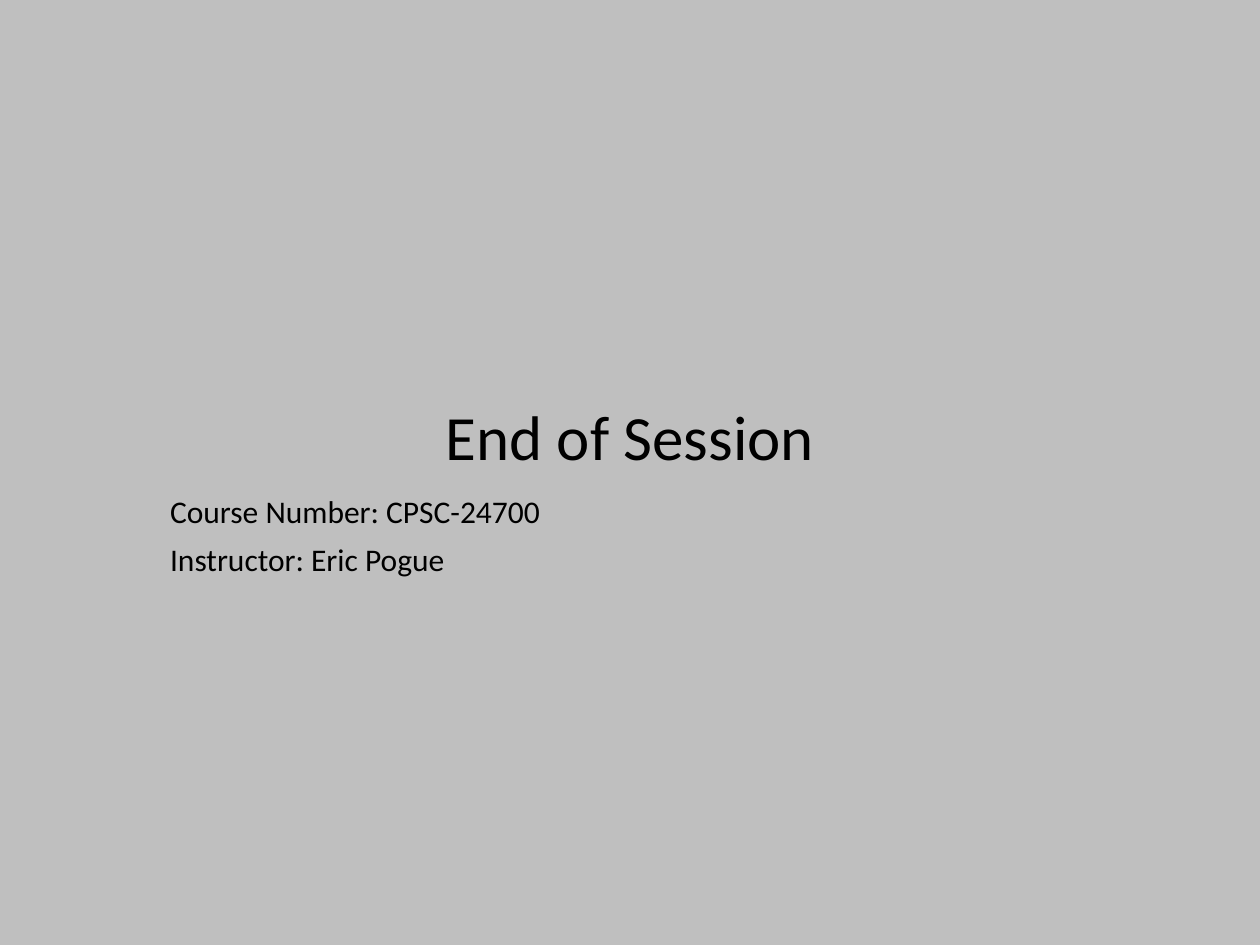
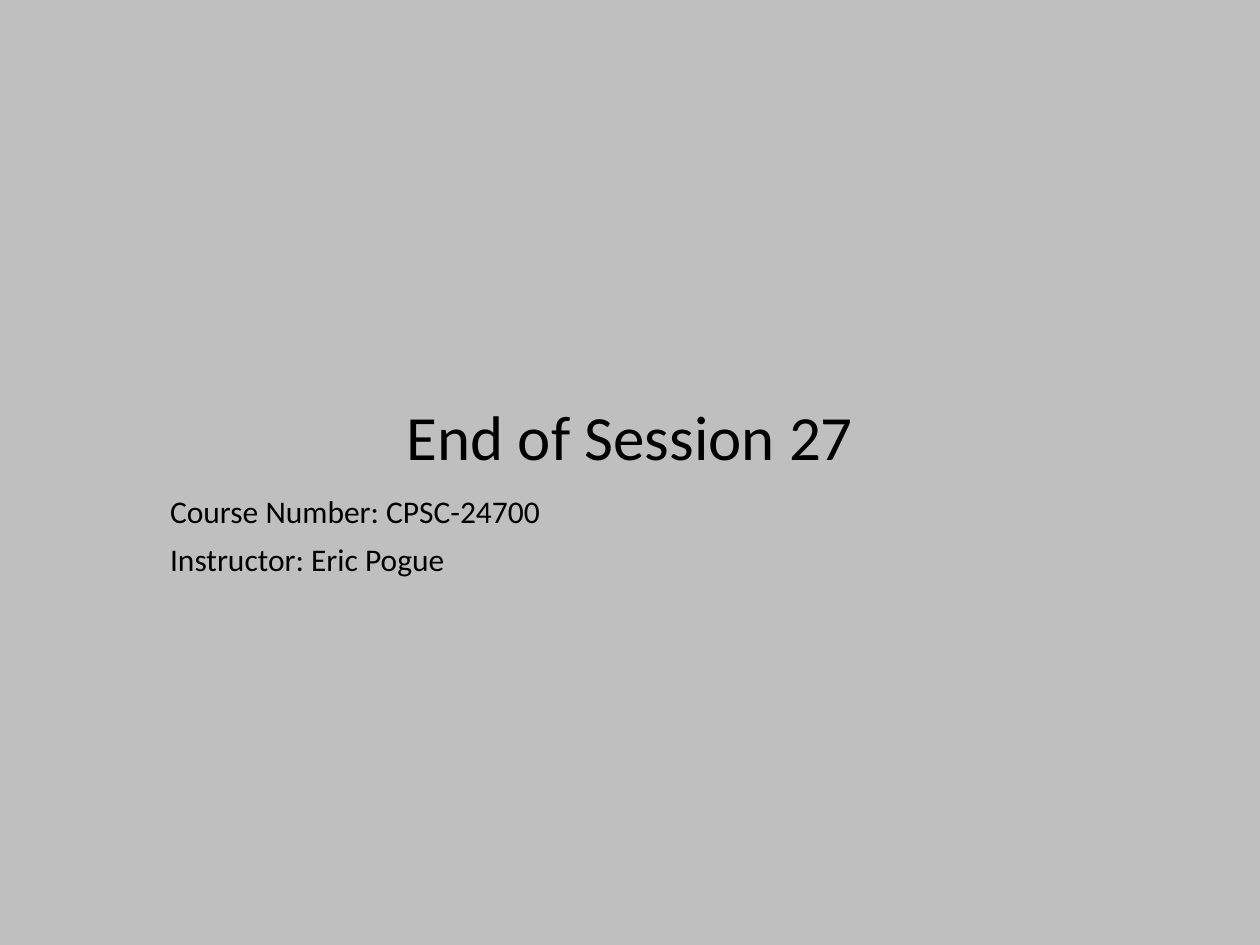
Before and after one commit to EricJPogue/www-epogue-info, a slide deck: slide 36 of CPSC-24700/Presentations/ajax.pptx (slide 19 before the commit). Drawn at 1260x945 pixels with LibreOffice and Linux fonts; fonts in the diff are those of the drawing. Boxes give left, top, right and bottom in pixels: in the first picture for what was removed or moved away, otherwise in the second. Text is boxed around its words. In the diff, an @@ line names an element or a change of style, - is before the commit and + after.

Commit message:
Update session 27 documents.

```diff
--- a/CPSC-24700/Presentations/ajax.pptx
+++ b/CPSC-24700/Presentations/ajax.pptx
@@ title at (407,416,853,461): text changed @@
-End of Session
+End of Session 27
```
Also in this commit, not shown: 1 slide added, 5 other files.
